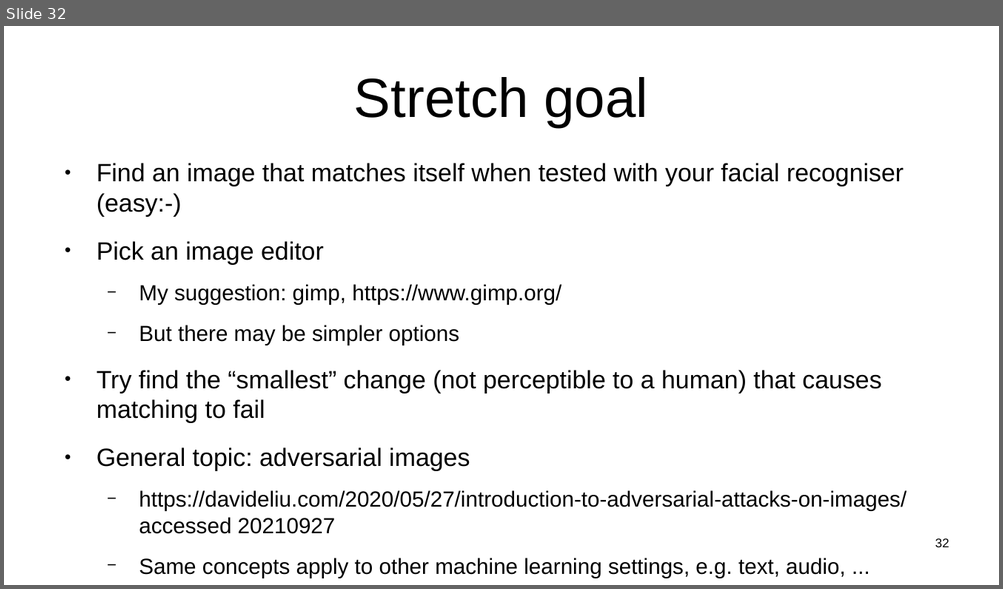
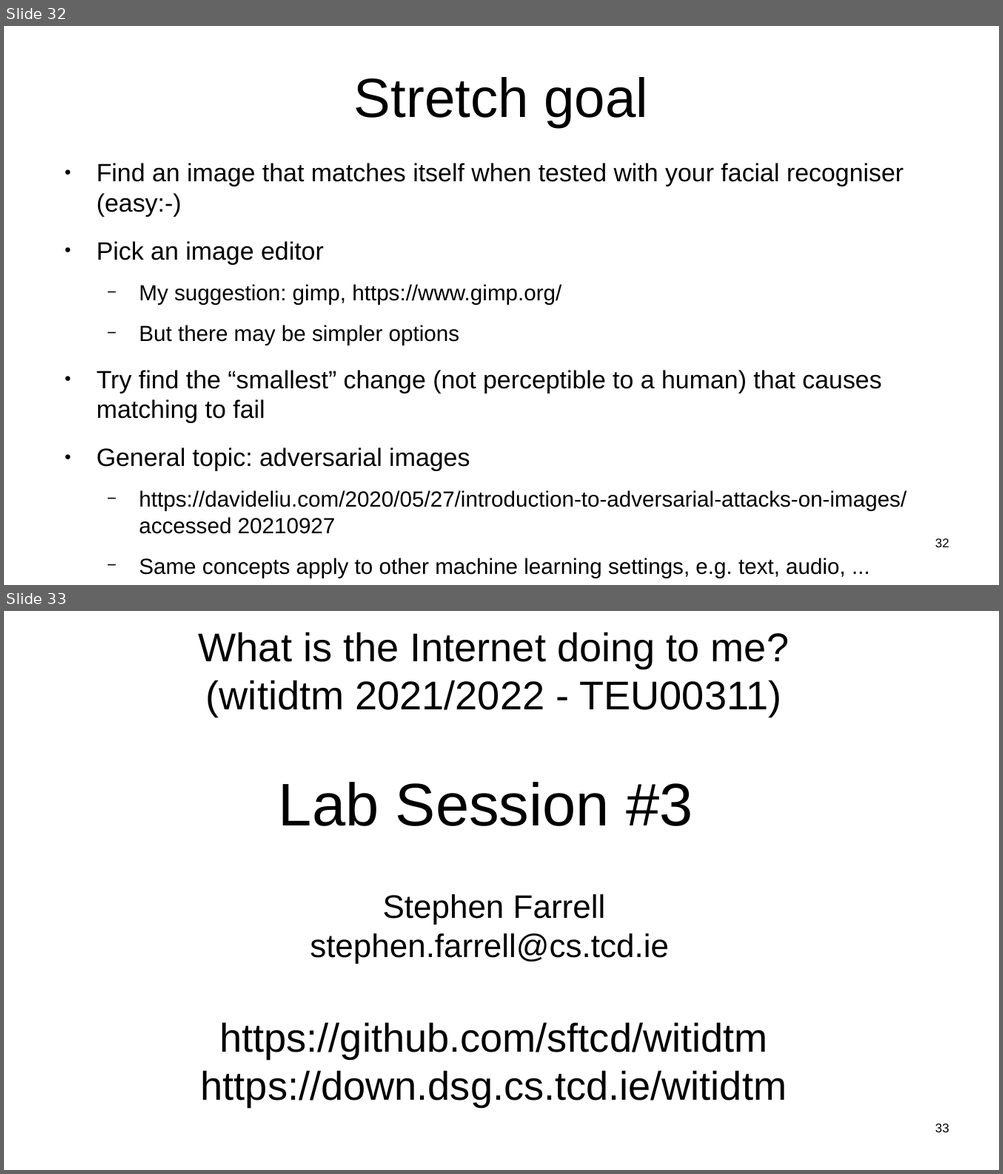
Before and after one commit to sftcd/witidtm, a slide deck: lectures/2021-2022/labs.odp. Shown one above the other, each under a label of ours: slide 32 before the commit, slides 32 and 33 after it. The pictures are 1003x589 and 1003x1174 pixels, drawn with LibreOffice and Linux fonts; fonts in the diff are those of the drawing. Boxes give left, top, right and bottom in pixels: in the first picture for what was removed or moved away, otherwise in the second. Text is boxed around its words. In the diff, an @@ line names an element or a change of style, - is before the commit and + after.

```diff
--- a/lectures/2021-2022/labs.odp
+++ b/lectures/2021-2022/labs.odp
@@ slide 33 added at [4, 611, 999, 1170], background #FFFFFF @@
@@ subtitle added at [199, 632, 788, 1107], 32 pt, text #000000 @@
+What is the Internet doing to me?
+(witidtm 2021/2022 - TEU00311)
+Lab Session #3
+Stephen Farrell
+stephen.farrell@cs.tcd.ie
+https://github.com/sftcd/witidtm
+https://down.dsg.cs.tcd.ie/witidtm
@@ page number added at [935, 1124, 949, 1133], 10 pt, text #000000 @@
+33
```
Also in this commit, not shown: 10 other slides added, 3 other files.
